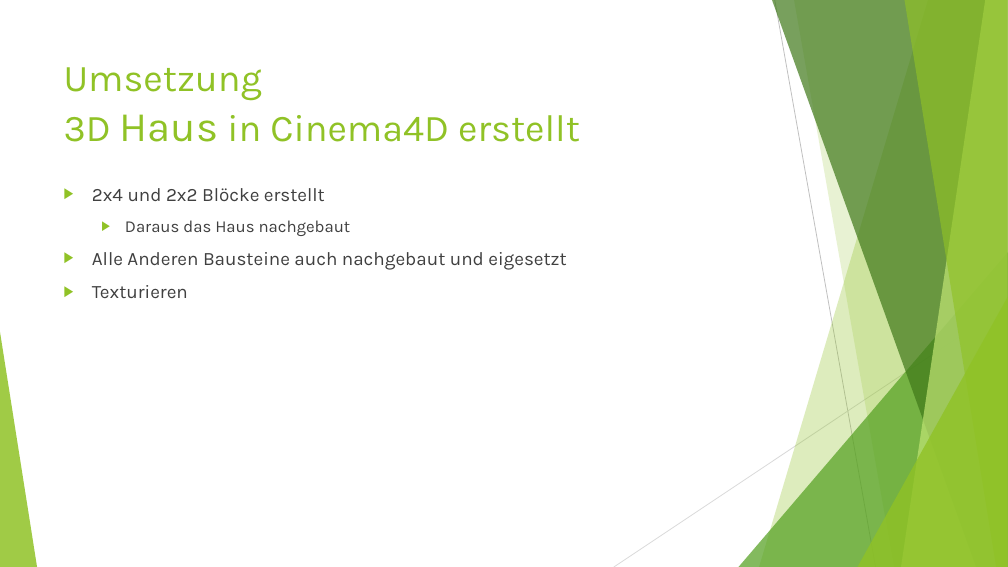
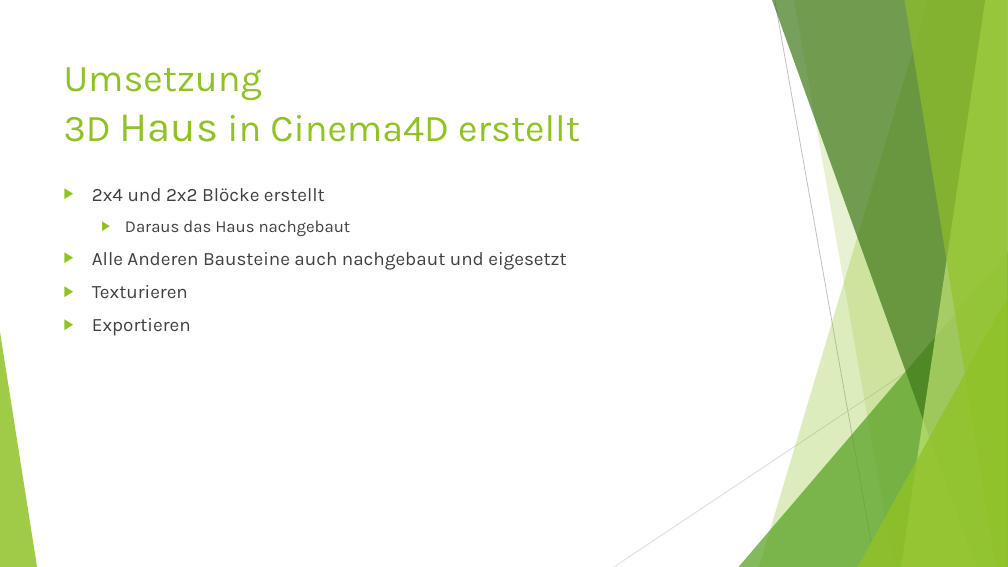
Before and after one commit to NotoriousRonin/EMM-Project, a slide deck: slide 13 of Praesi.pptx (slide 12 before the commit). Drawn at 1008x567 pixels with LibreOffice and Linux fonts; fonts in the diff are those of the drawing. Boxes give left, top, right and bottom in pixels: in the first picture for what was removed or moved away, otherwise in the second. Text is boxed around its words. In the diff, an @@ line names an element or a change of style, - is before the commit and + after.

```diff
--- a/Praesi.pptx
+++ b/Praesi.pptx
@@ text at (92,318,191,336): paragraph added @@
+▶ Exportieren
```
Also in this commit, not shown: 6 other slides changed, 2 slides added, 1 slide removed.
